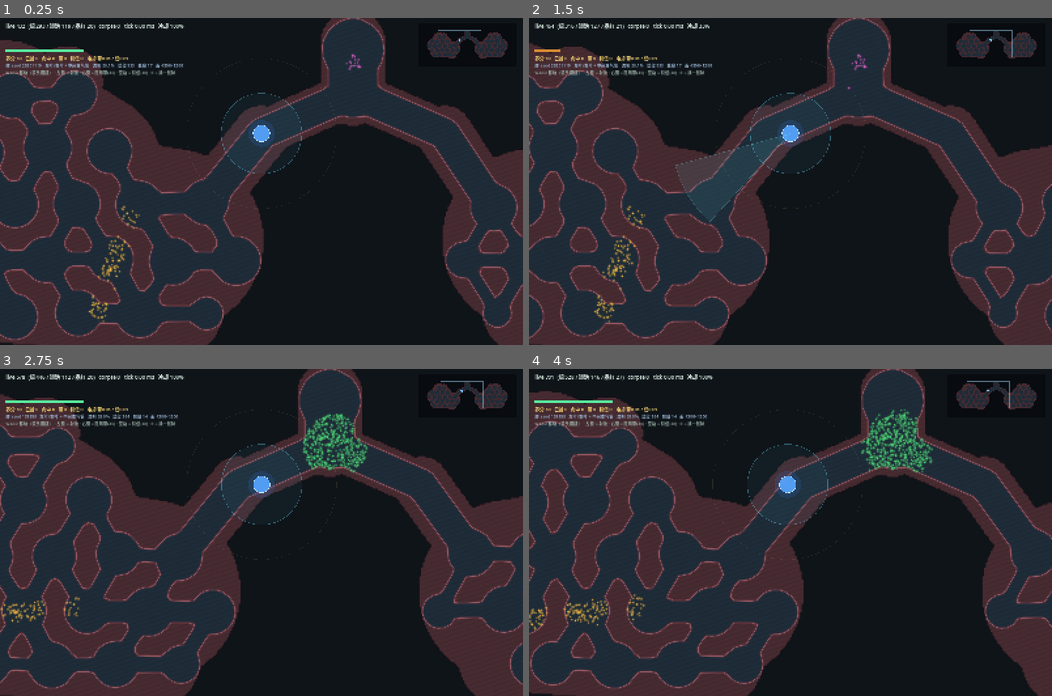
Above: before the commit, frames 1-4 (two rows, left to right).
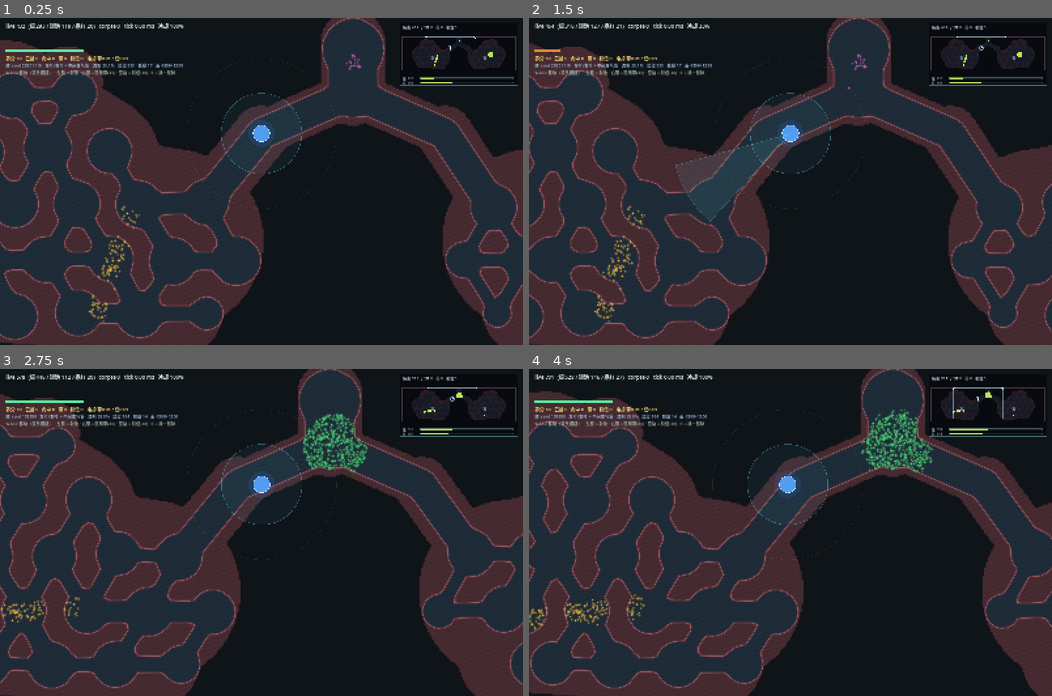
Above: after the commit, the same moments.

Repository: yanyanzi620/gamecreation
Game: Godot game, scene res://scenes/main.tscn
Same seed, same stepped clock (60 frames per second), same inputs: the game is played once before the commit and once after it.
Inputs (mouse positions are in pixels of both pictures, inside the frame that each line leads up to):
- Up to frame 1 (0.25 s): no input
- Up to frame 2 (1.5 s): tap Enter at 0.5 s; move the mouse to (905, 165) at 0.52 s; hold D 0.53-1.25 s; tap B at 0.6 s; click (905, 165) at 0.67 s; tap Space at 0.77 s; drag from (685, 197) to (764, 246) at 1.27 s
- Up to frame 3 (2.75 s): tap Space at 2 s; move the mouse to (313, 460) at 2.02 s; hold D from 2.03 s (still down); tap R at 2.1 s
- Up to frame 4 (4 s): release D at 2.75 s; drag from (764, 597) to (633, 483) at 2.77 s; tap Enter at 3.5 s; move the mouse to (947, 581) at 3.52 s; hold A from 3.53 s (still down); tap V at 3.6 s; tap Space at 3.77 s

The runs differ from the first frame. In frame 1, 1.3% of the frame differs, in the area x 76-99%, y 2-21%; in frame 2, 1.3%; in frame 3, 1.4%; in frame 4, 1.4%.

Commit message:
feat(ui): 小地图升级成战术面板（病毒热力/尸体疤/阻隔带/引信/视口框/双叶负载条）
- virus_population 新增 minimap_snapshot()：10Hz 低开销采样，返回点位 + 左右叶病毒量 + 阻隔带 + 引信
- minimap 重写：顶栏全场数字、缩略图叠加病毒热点与尸体疤、阻隔带青线、引信橙圈、带四角标记的视口框、呼吸环玩家点、左右叶标签
- 底栏双叶负载条：左/右各多少病毒，直接看出该守哪一叶
- 面板放大到 360×190，10Hz 采样+每帧重绘，不影响 tick

Diff:
--- a/scripts/main.gd
+++ b/scripts/main.gd
@@ -143,8 +143,9 @@
 	# 整肺简图（右上角）
 	var vp := get_viewport().get_visible_rect().size
 	mini = load("res://scripts/ui/minimap.gd").new()
-	mini.size = Vector2(300.0, 132.0)
-	mini.position = Vector2(vp.x - 320.0, 16.0)
+	mini.size = Vector2(360.0, 190.0)
+	mini.position = Vector2(vp.x - 376.0, 16.0)
+	mini.pop = pop
 	layer.add_child(mini)
 
 	_hint = Label.new()
@@ -165,6 +166,7 @@
 	view.set_map(_map)
 	if mini != null:
 		mini.map = _map
+		mini.pop = pop
 		mini.tex = view.map_texture()
 	if cam != null:
 		# 限位到「器官本身」的范围，别让镜头跑到体腔外的空地上
--- a/scripts/ui/minimap.gd
+++ b/scripts/ui/minimap.gd
@@ -2,42 +2,150 @@
 # ============================================================
 # 整肺简图（小地图）
 # ============================================================
-# 3040×1320 的场地远超屏幕，没有简图玩家会迷路。
-# 这里画三样东西：
-#   1. 器官掩码缩略图（左叶 / 右叶 / 中间支气管，一眼能分清）
-#   2. 当前视口框（相机看的是哪一块）
-#   3. 玩家光点
-# 纯 UI，不参与碰撞；organ_view.map_texture() 提供缩略图源。
+# 场地（4300×1260）远超一屏，没有简图玩家不知道「对面那叶还剩多少」。
+# 这里画六样东西，从上到下：
+#   1. 顶栏数字：全场病毒数 / 尸体数 / 阻隔带条数 / 引信枚数
+#   2. 器官缩略图（左叶 / 右叶 / 中间气管，一眼分清）
+#   3. 病毒热力点（黄绿）与尸体疤（灰）—— 直接看感染铺到哪了
+#   4. 阻隔带（青色线段）/ 引信（橙色圈）—— 自己布下的战术资产
+#   5. 当前视口框（浅青）与单元光点（蓝白 + 呼吸环）
+#   6. 底栏双叶负载条：左叶 / 右叶各剩多少病毒，谁是重点
+# 纯 UI，不参与碰撞；数据每 0.1 秒从 virus_population 采一次，不逐帧扫描。
 # ============================================================
 
-var map = null
+const HEAD_H := 26.0
+const FOOT_H := 30.0
+
+var map = null                       # OrganMap
+var pop = null                       # VirusPopulation
 var tex: Texture2D = null
 var player := Vector2.ZERO
 var view_rect := Rect2()
 
+var _snap: Dictionary = {}
+var _accum := 0.0
+var _pulse := 0.0
+var _left := 0
+var _right := 0
+
 
 func _ready() -> void:
 	mouse_filter = Control.MOUSE_FILTER_IGNORE
+	set_process(true)
+
+
+func _process(delta: float) -> void:
+	_pulse += delta
+	_accum += delta
+	if _accum >= 0.10:                       # 10Hz 采样足够看出扩散趋势，别逐帧扫 7800 个槽
+		_accum = 0.0
+		_refresh()
+	queue_redraw()
+
+
+func _refresh() -> void:
+	if pop == null:
+		return
+	_snap = pop.minimap_snapshot(700)
+	_left = int(_snap.get("left", 0))
+	_right = int(_snap.get("right", 0))
 
 
 func _draw() -> void:
 	if tex == null or map == null:
 		return
 	var r := Rect2(Vector2.ZERO, size)
-	draw_rect(r, Color(0.03, 0.04, 0.06, 0.88), true)
+	draw_rect(r, Color(0.025, 0.035, 0.050, 0.90), true)
 
-	# 等比缩放，居中放
-	var sc: float = minf(size.x / map.size.x, size.y / map.size.y)
+	var font := ThemeDB.fallback_font
+	var mrect := Rect2(6.0, HEAD_H, size.x - 12.0, size.y - HEAD_H - FOOT_H)
+	var sc: float = minf(mrect.size.x / map.size.x, mrect.size.y / map.size.y)
 	var dst := Rect2(Vector2.ZERO, map.size * sc)
-	dst.position = (size - dst.size) * 0.5
-	draw_texture_rect(tex, dst, false)
+	dst.position = mrect.position + (mrect.size - dst.size) * 0.5
+	var off := dst.position
 
-	# 当前视口
+	# ---- 缩略图（压暗一点，让上面的热点更醒目）
+	draw_texture_rect(tex, dst, false, Color(0.62, 0.64, 0.72, 1.0))
+	draw_rect(dst, Color(0.32, 0.22, 0.26, 0.9), false, 1.0)
+
+	# ---- 尸体疤（灰点）
+	var corpse: PackedVector2Array = _snap.get("corpse", PackedVector2Array())
+	for p in corpse:
+		draw_rect(Rect2(off + p * sc - Vector2(0.8, 0.8), Vector2(1.6, 1.6)),
+			Color(0.62, 0.62, 0.66, 0.55))
+
+	# ---- 病毒热力点（黄绿）
+	var live: PackedVector2Array = _snap.get("live", PackedVector2Array())
+	for p2 in live:
+		draw_rect(Rect2(off + p2 * sc - Vector2(1.0, 1.0), Vector2(2.0, 2.0)),
+			Color(0.74, 0.90, 0.34, 0.92))
+
+	# ---- 阻隔带（青线；闪烁中的用虚线感表示）
+	var blocks: Array = _snap.get("blocks", [])
+	for b in blocks:
+		var a: Vector2 = off + (b[0] as Vector2) * sc
+		var bb: Vector2 = off + (b[1] as Vector2) * sc
+		var on: bool = int(b[2]) == 1
+		draw_line(a, bb, Color(0.30, 0.86, 1.0, 0.95 if on else 0.45), 2.0 if on else 1.0)
+
+	# ---- 引信（橙圈）
+	var fuses: PackedVector2Array = _snap.get("fuses", PackedVector2Array())
+	for f in fuses:
+		draw_arc(off + f * sc, 3.4, 0.0, TAU, 12, Color(1.0, 0.62, 0.24, 0.95), 1.4)
+
+	# ---- 当前视口
 	if view_rect.size.x > 1.0:
-		var vr := Rect2(dst.position + view_rect.position * sc, view_rect.size * sc)
-		draw_rect(vr, Color(0.65, 0.88, 1.0, 0.45), false, 1.0)
+		var vr := Rect2(off + view_rect.position * sc, view_rect.size * sc)
+		draw_rect(vr, Color(0.66, 0.90, 1.0, 0.50), false, 1.0)
+		# 四个角加粗，缩小后也能一眼看到框
+		var cl := minf(6.0, minf(vr.size.x, vr.size.y) * 0.25)
+		var cc := Color(0.72, 0.94, 1.0, 0.95)
+		draw_line(vr.position, vr.position + Vector2(cl, 0.0), cc, 1.6)
+		draw_line(vr.position, vr.position + Vector2(0.0, cl), cc, 1.6)
+		draw_line(Vector2(vr.end.x, vr.position.y), Vector2(vr.end.x - cl, vr.position.y), cc, 1.6)
+		draw_line(Vector2(vr.end.x, vr.position.y), Vector2(vr.end.x, vr.position.y + cl), cc, 1.6)
 
-	# 玩家
-	draw_circle(dst.position + player * sc, 3.2, Color(0.45, 0.78, 1.0))
+	# ---- 玩家（蓝白光点 + 呼吸环）
+	var pp := off + player * sc
+	var breath := 0.5 + 0.5 * absf(sin(_pulse * 2.6))
+	draw_arc(pp, 4.2 + breath * 2.4, 0.0, TAU, 16, Color(0.55, 0.82, 1.0, 0.30 + 0.45 * breath), 1.2)
+	draw_circle(pp, 2.6, Color(0.86, 0.95, 1.0))
 
-	draw_rect(r, Color(0.40, 0.52, 0.58, 0.75), false, 1.0)
+	# ---- 左 / 右叶标签（跟着器官走，不写死坐标）
+	var mlab := off + Vector2(map.size.x * 0.27, map.size.y * 0.62) * sc
+	var rlab := off + Vector2(map.size.x * 0.73, map.size.y * 0.62) * sc
+	draw_string(font, mlab - Vector2(6.0, -4.0), "左", HORIZONTAL_ALIGNMENT_LEFT, -1, 11,
+		Color(0.70, 0.78, 0.86, 0.85))
+	draw_string(font, rlab - Vector2(6.0, -4.0), "右", HORIZONTAL_ALIGNMENT_LEFT, -1, 11,
+		Color(0.70, 0.78, 0.86, 0.85))
+
+	# ---- 顶栏
+	var n_live: int = 0 if pop == null else pop.live_count()
+	var n_corpse: int = 0 if pop == null else pop.corpse_count()
+	var n_blk: int = 0 if pop == null else pop.block_count()
+	var n_fuse: int = 0 if pop == null else pop.fuse_count()
+	var head := "病毒 %d   尸体 %d   带 %d   引信 %d" % [n_live, n_corpse, n_blk, n_fuse]
+	draw_string(font, Vector2(8.0, 17.0), head, HORIZONTAL_ALIGNMENT_LEFT, -1, 12,
+		Color(0.82, 0.88, 0.94, 0.92))
+
+	# ---- 底栏：两叶负载条（条长按 SOFT_CAP 换算，超过就画满）
+	var base_y := size.y - FOOT_H + 4.0
+	_draw_load(font, Vector2(8.0, base_y), "左", _left, Color(0.74, 0.90, 0.34), size.x - 16.0)
+	_draw_load(font, Vector2(8.0, base_y + 13.0), "右", _right, Color(0.74, 0.90, 0.34), size.x - 16.0)
+
+	draw_rect(r, Color(0.34, 0.52, 0.58, 0.70), false, 1.0)
+
+
+# 单叶负载条：标签 + 数字 + 条
+func _draw_load(font: Font, pos: Vector2, tag: String, val: int, col: Color, width: float) -> void:
+	var soft_cap := 900.0                     # 现在单叶 900 颗就算「压满」，只用于显示比例
+	var label := "%s %d" % [tag, val]
+	draw_string(font, pos + Vector2(0.0, 9.0), label, HORIZONTAL_ALIGNMENT_LEFT, -1, 11,
+		Color(0.78, 0.84, 0.90, 0.90))
+	var bx := pos.x + 54.0
+	var bw := width - 60.0
+	draw_rect(Rect2(bx, pos.y + 2.0, bw, 6.0), Color(0.10, 0.13, 0.16, 0.9), true)
+	var fill := clampf(float(val) / soft_cap, 0.0, 1.0)
+	if fill > 0.0:
+		draw_rect(Rect2(bx, pos.y + 2.0, bw * fill, 6.0), col, true)
+	draw_rect(Rect2(bx, pos.y + 2.0, bw, 6.0), Color(0.30, 0.36, 0.40, 0.8), false, 1.0)
--- a/scripts/world/virus_population.gd
+++ b/scripts/world/virus_population.gd
@@ -634,6 +634,47 @@
 	return _fuse.size()
 
 
+# ============================================================ 小地图数据
+# 把简图要用的东西一次打包：采样点位、左右叶病毒量、阻隔带、引信。
+# 采样是「隔几个取一个」，只为了画点，不改变任何真实数据。
+func minimap_snapshot(max_pts: int) -> Dictionary:
+	var live := PackedVector2Array()
+	var corpse := PackedVector2Array()
+	var left := 0
+	var right := 0
+	var mid := ARENA_W * 0.5
+	var stride_live := maxi(1, int(ceil(float(maxi(1, _n_live)) / float(max_pts))))
+	var stride_corpse := maxi(1, int(ceil(float(maxi(1, _n_corpse)) / float(float(max_pts) * 0.6))))
+	var cnt := 0
+	var ccnt := 0
+	for i in range(TOTAL):
+		if _alive[i] != 1:
+			continue
+		if _ptype[i] == 0:
+			if _px[i] < mid:
+				left += 1
+			else:
+				right += 1
+			cnt += 1
+			if cnt % stride_live == 0:
+				live.append(Vector2(_px[i], _py[i]))
+		else:
+			ccnt += 1
+			if ccnt % stride_corpse == 0:
+				corpse.append(Vector2(_px[i], _py[i]))
+	var blocks: Array = []
+	for b in _blk:
+		blocks.append([b["a"], b["b"], int(b["state"])])
+	var fuses := PackedVector2Array()
+	for f in _fuse:
+		fuses.append(f["c"])
+	return {
+		"live": live, "corpse": corpse,
+		"left": left, "right": right,
+		"blocks": blocks, "fuses": fuses,
+	}
+
+
 func _tick_fuses(dt: float) -> void:
 	if _fuse.is_empty():
 		return
